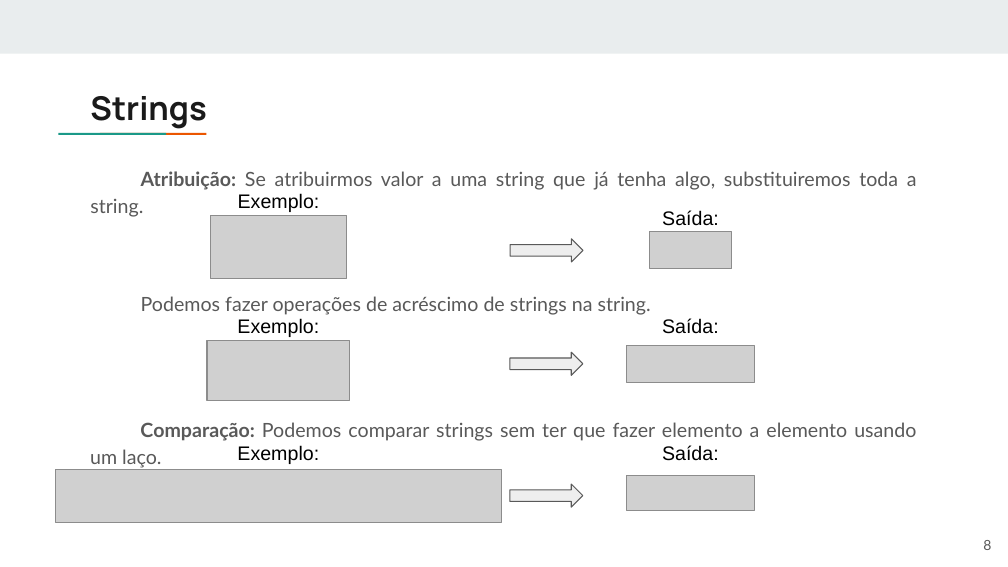
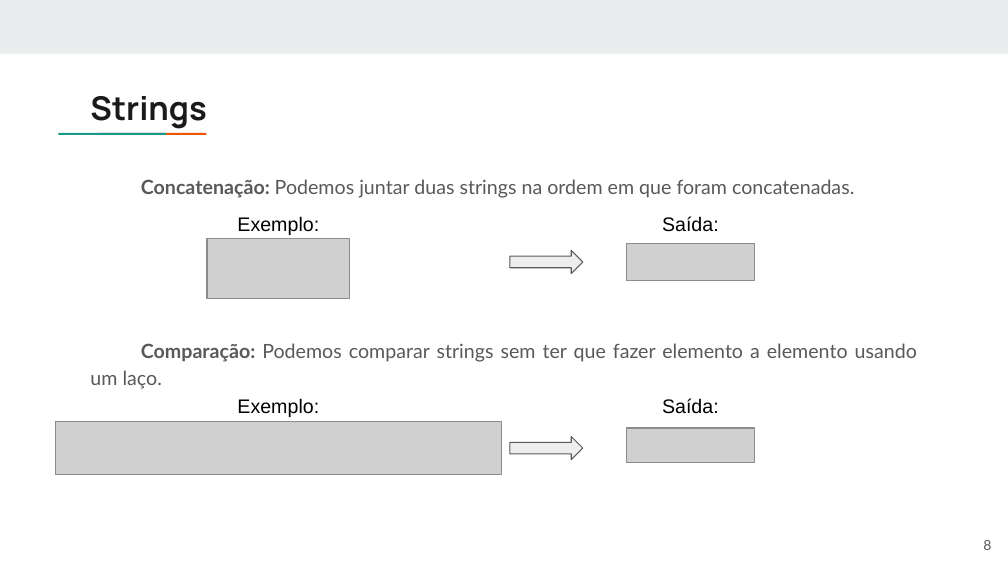
Before and after one commit to fpgues/treinamento-OBI-2023, a slide deck: slide 8 of programacao-basica/strings.pptx. Drawn at 1008x567 pixels with LibreOffice and Linux fonts; fonts in the diff are those of the drawing; grey boxes stand for pictures. Boxes give left, top, right and bottom in pixels: in the first picture for what was removed or moved away, otherwise in the second. Text is boxed around its words. In the diff, an @@ line names an element or a change of style, - is before the commit and + after.

Commit message:
Ajuste nos slides de strings

```diff
--- a/programacao-basica/strings.pptx
+++ b/programacao-basica/strings.pptx
@@ text removed at bbox=[141, 171, 917, 190] @@
-Atribuição: Se atribuirmos valor a uma string que já tenha algo, substituiremos toda a string.
@@ text added at bbox=[141, 179, 854, 198], 14 pt, text #595959 @@
+Concatenação: Podemos juntar duas strings na ordem em que foram concatenadas.
@@ text "Exemplo:": place and size @@
-text "Exemplo:" at bbox=[238, 193, 320, 212]
+text "Exemplo:" at bbox=[237, 216, 319, 235]
@@ text "Saída:": place and size @@
-text "Saída:" at bbox=[662, 210, 719, 226]
+text "Saída:" at bbox=[662, 216, 719, 232]
@@ picture: place and size @@
-picture at bbox=[207, 341, 350, 400]
+picture at bbox=[207, 239, 350, 298]
@@ picture removed at bbox=[211, 216, 347, 279] @@
@@ picture removed at bbox=[650, 232, 732, 269] @@
@@ right arrow: place and size @@
-right arrow at bbox=[510, 239, 583, 262]
+right arrow at bbox=[510, 250, 583, 273]
@@ picture: place and size @@
-picture at bbox=[627, 345, 755, 382]
+picture at bbox=[627, 243, 755, 280]
@@ text removed at bbox=[141, 296, 651, 315] @@
-Podemos fazer operações de acréscimo de strings na string.
@@ text "Comparação: Podemos comparar strings sem ...": place and size @@
-text "Comparação: Podemos comparar strings sem ..." at bbox=[90, 422, 916, 468]
+text "Comparação: Podemos comparar strings sem ..." at bbox=[90, 343, 917, 389]
@@ text removed at bbox=[237, 318, 319, 337] @@
-Exemplo:
@@ text removed at bbox=[662, 318, 719, 334] @@
-Saída:
@@ right arrow removed at bbox=[510, 352, 583, 375] @@
@@ text "Exemplo:": place and size @@
-text "Exemplo:" at bbox=[237, 445, 319, 464]
+text "Exemplo:" at bbox=[237, 398, 319, 417]
@@ text "Saída:": place and size @@
-text "Saída:" at bbox=[662, 445, 719, 461]
+text "Saída:" at bbox=[662, 398, 719, 414]
@@ 2 pictures, 1 right arrow: place and size @@
-2 pictures, 1 right arrow at bbox=[55, 469, 755, 522]
+2 pictures, 1 right arrow at bbox=[55, 421, 755, 475]
```
Also in this commit, not shown: 5 other slides changed.
